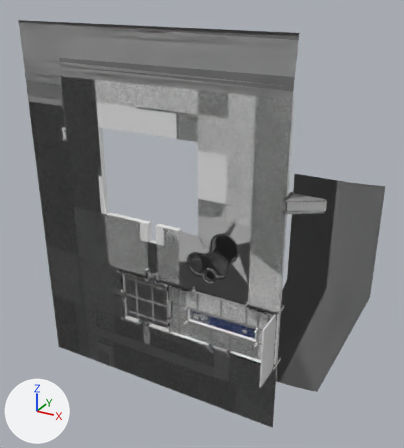
Two versions of the glTF model assets/units/pd2_mod_hwu/architecture/smuggler_house/ext_smuggler_house_ground.glb, one commit apart.
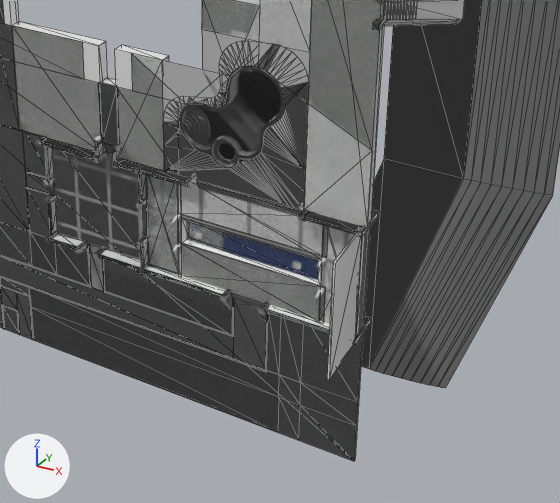
The first picture shows the older version from a 50 mm lens placed at (61.6, -89.8, 51.5), pointed at (10.8, 2.6, 5.3). The close-ups show both versions on the part from 25% to 92% of the width and 45% to 100% of the height of that picture; other places that the commit changed are outside them. Arrows for +X, +Y and +Z are at lower left; the lights stay in place. The close-ups show mesh edges as thin lines. Where no turn or scale is listed for an object, it has been applied to the vertices. Vertices at the same position are counted once.

The older version as bpy lines, for what is in view:
```python
me_c_nav_walk_06 = bpy.data.meshes.new('c_nav_walk_06')
me_c_nav_walk_06.from_pydata(...)  # a box spanning x -7.97..5.42, y -5.76..0.76, z -0.13..0.13
me_dm_grass = bpy.data.meshes.new('dm_grass')
me_dm_grass.from_pydata(...)  # 224 vertices, 215 faces; spans x -32.2..45.5, y 0.0..4.5, z -39.2..43.4
me_dm_grass.materials.append(mat_defaultmaterial_004)
me_g_gravel = bpy.data.meshes.new('g_gravel')
me_g_gravel.from_pydata(...)  # 245 vertices, 229 faces; spans x -32.2..45.5, y 0.0..4.5, z -39.2..43.4
# faces by material slot: [24, 4, 201]
me_g_gravel.materials.append(mat_mat_ext_gravel)
me_g_gravel.materials.append(mat_mat_stone_wall_parallax)
me_g_gravel.materials.append(mat_mtr_blend_grass)
ob_c_nav_walk_06 = bpy.data.objects.new('c_nav_walk_06', me_c_nav_walk_06)
ob_c_nav_walk_06.parent = ob_rp_ext_smugler_house_ground
ob_c_nav_walk_06.location = (29.09, -1.267, -14.32)
ob_c_nav_walk_06.rotation_euler = (0.0, -1.571, 0.0)  # degrees (0, -90, 0)
ob_dm_grass = bpy.data.objects.new('dm_grass', me_dm_grass)
ob_dm_grass.location = (0.0, 0.0, 0.0)
ob_g_ground = bpy.data.objects.new('g_ground', me_g_gravel)
ob_g_ground.location = (0.0, 0.0, 0.0)
# also in view: 's_s' at (3.3, 1.4, -1.2); 'c_nav_walk_01' at (16.6, 0.8, -16.2); 'g_terrace' at (5.2, 1.4, -3.0); 'c_box_33' at (17.1, 0.7, 20.5); 'c_box_21' at (16.6, 0.6, -11.7)
```
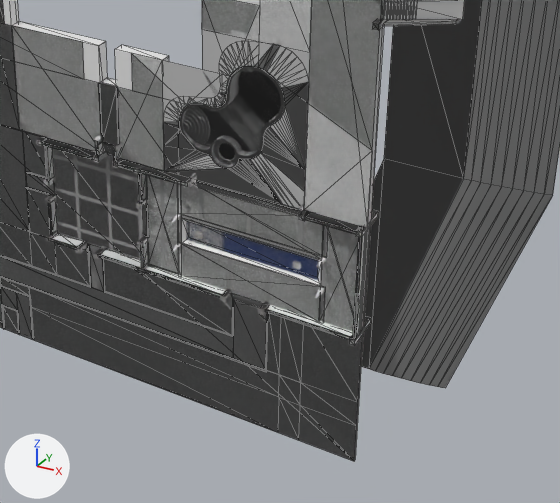
Where the newer file only moved an object's origin or applied its transform, the numbers keep the older frame.

What differs and where, as boxes [x1, y1, x2, y2] in the close-ups (560 x 503 px):
'c_nav_walk_06', reshaped, moved, turned (not visible afterwards)
    before: [327, 231, 362, 380]
'dm_stone', unchanged, uncovered by the edit
    before: [166, 52, 307, 168]
    after: [166, 52, 307, 209]
'c_nav_walk_08', unchanged, covered by the edit
    before: [383, 0, 465, 19]
'c_nav_walk_07', unchanged, uncovered by the edit
    after: [383, 0, 465, 19]

The edits, one by one:
me_c_nav_walk_06 is used by ob_c_nav_walk_06; parent ob_rp_ext_smugler_house_ground; location (29.09, -1.267, -14.32); rotation (0.0, -1.571, 0.0), in degrees (0, -90, 0).
me_c_nav_walk_06 had 8 vertices, 12 faces and spanned x -7.97..5.42, y -5.76..0.76, z -0.13..0.13.
me_c_nav_walk_06 now has 4 vertices, 2 faces and spans x -0.88..0.88, y -1.0..1.0, z -0.5..0.5.
me_c_nav_walk_06 part 1: the whole mesh is rebuilt.
Object 'c_nav_walk_06' (ob_c_nav_walk_06) moves from (29.09, -1.267, -14.32) to (-22.21, 0.501, 20.51).
Object 'c_nav_walk_06' (ob_c_nav_walk_06) turns from (0, -90, 0) to (90, 0, -180) degrees about x, y and z.
